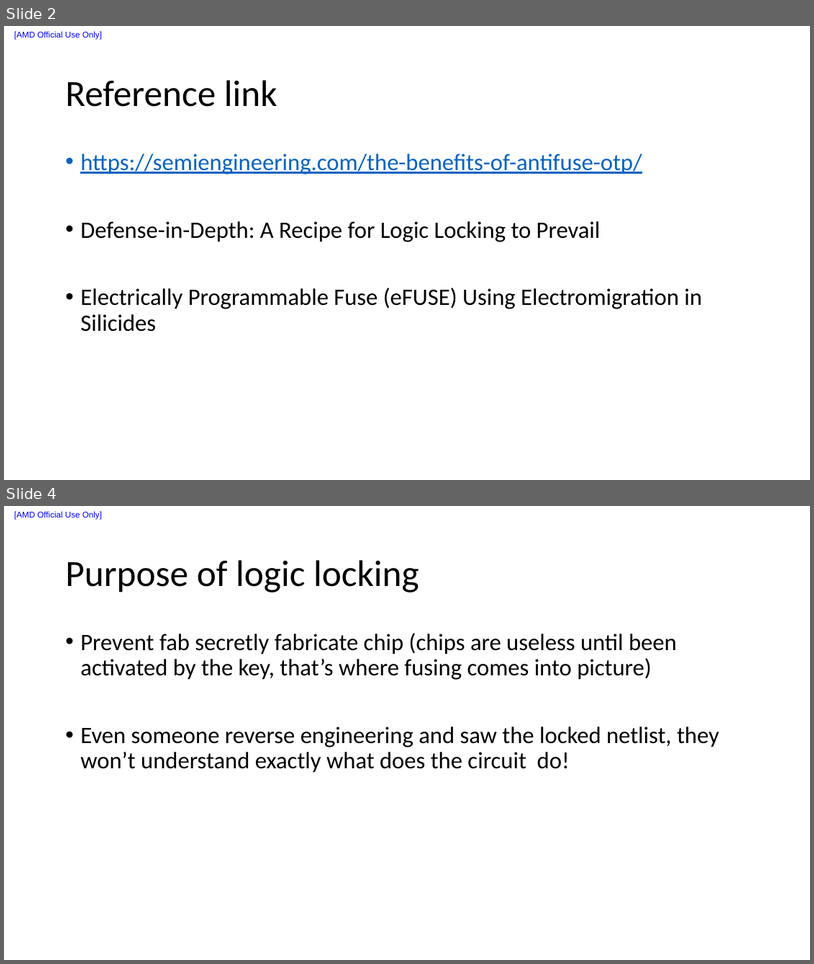
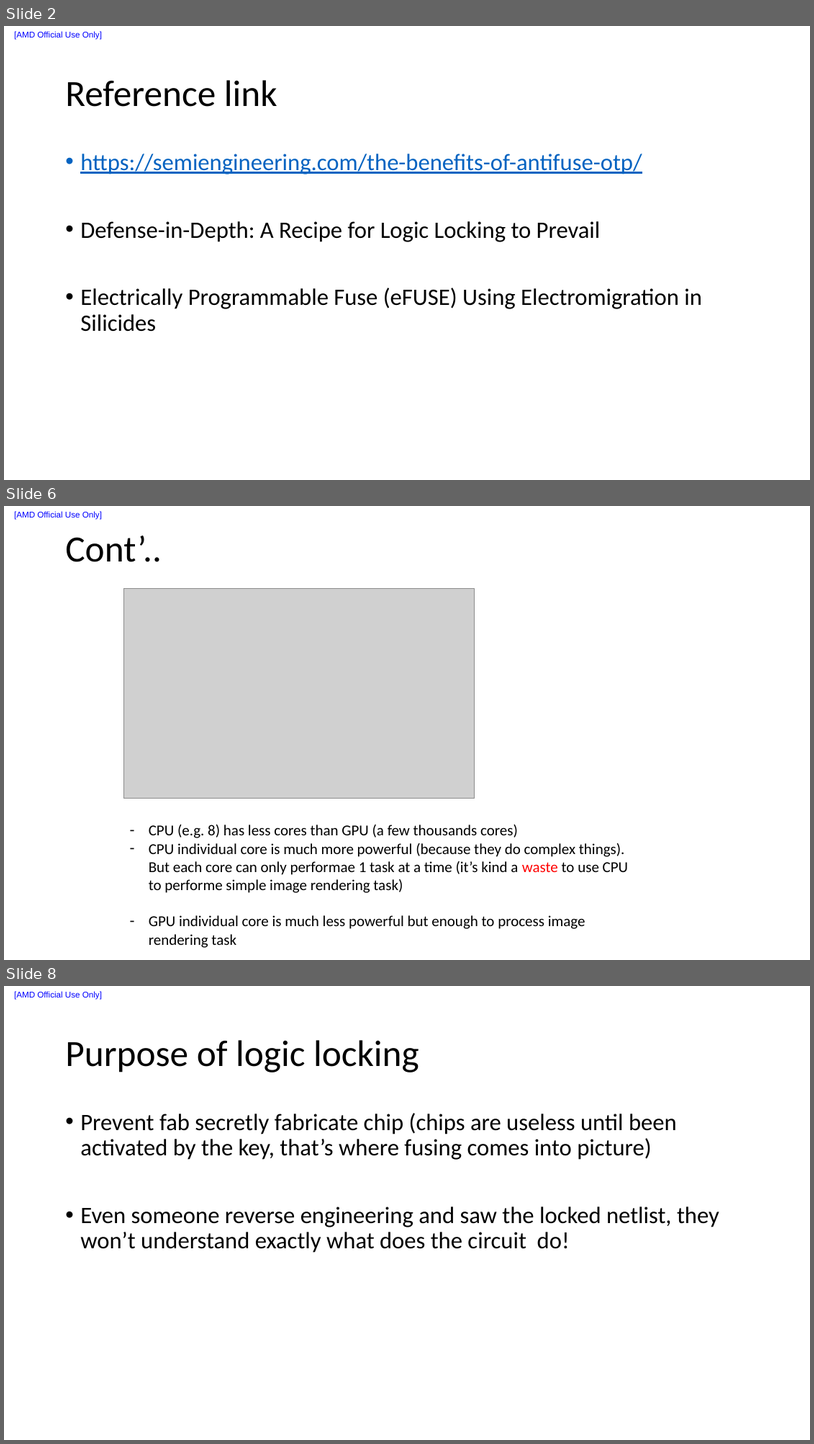
Before and after one commit to liuxu-github-ui/SemiconductorTechnology, a slide deck: Testing/efuse.pptx. Shown one above the other, each under a label of ours: slides 2 and 4 before the commit, slides 2, 6 and 8 after it; the slides between them are not shown. The pictures are 814x964 and 814x1444 pixels, drawn with LibreOffice and Linux fonts; fonts in the diff are those of the drawing; grey boxes stand for pictures. Boxes give left, top, right and bottom in pixels: in the first picture for what was removed or moved away, otherwise in the second. Text is boxed around its words. In the diff, an @@ line names an element or a change of style, - is before the commit and + after.

```diff
--- a/Testing/efuse.pptx
+++ b/Testing/efuse.pptx
@@ slide 6 added at [4, 506, 810, 960], background #FFFFFF; not listed: 1 template element that a slide beside it also shows @@
@@ title added at [65, 536, 162, 562], 44 pt, text #000000 @@
+Cont’..
@@ picture added at [124, 588, 475, 798] @@
@@ text added at [149, 824, 628, 947], 18 pt, text #000000 @@
+– CPU (e.g. 8) has less cores than GPU (a few thousands cores)
+– CPU individual core is much more powerful (because they do complex things). But each core can only performae 1 task at a time (it’s kind a waste to use CPU to performe simple image rendering task)
+– GPU individual core is much less powerful but enough to process image rendering task
@@ what was slide 4 is now slide 8 @@
```
Also in this commit, not shown: 1 slide changed, 3 other slides added, 1 other file.
